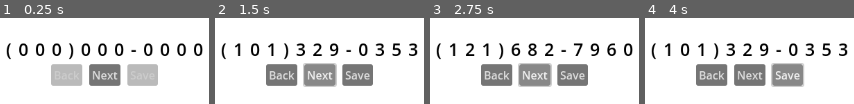
Above: before the commit, frames 1-4 (left to right).
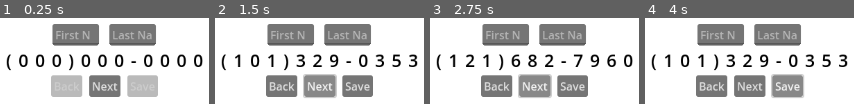
Above: after the commit, the same moments.

Repository: mjcampos/phone_number_entry
Game: Godot game, scene res://MainView/main_view.tscn
Same seed, same stepped clock (60 frames per second), same inputs: the game is played once before the commit and once after it.
Inputs:
- Up to frame 1 (0.25 s): no input
- Up to frame 2 (1.5 s): click "Next" at 0.5 s; click "Next" at 1.25 s
- Up to frame 3 (2.75 s): click "Next" at 2 s
- Up to frame 4 (4 s): click "Back" at 2.75 s; click "Save" at 3.5 s

The runs differ from the first frame. In frame 1, 32% of the frame differs, in the area x 2-98%, y 6-92%; in frame 2, 32%; in frame 3, 32%, in the area x 2-98%, y 6-94%; in frame 4, 32%.

Commit message:
Add first and last name inputs.
On the most basic level I have achieved what I aimed for. Now I want to
build from there by incorporating HTTP requests before the game jam
ends

Diff:
--- a/MainView/main_view.tscn
+++ b/MainView/main_view.tscn
@@ -26,10 +26,25 @@
 anchor_top = 0.5
 anchor_right = 1.0
 anchor_bottom = 0.5
-offset_top = -2.0
-offset_bottom = 2.0
+offset_top = -54.0
+offset_bottom = 54.0
 grow_horizontal = 2
 grow_vertical = 2
+
+[node name="HBoxContainer" type="HBoxContainer" parent="VBoxContainer"]
+layout_mode = 2
+theme_override_constants/separation = 15
+alignment = 1
+
+[node name="FirstNameInput" type="LineEdit" parent="VBoxContainer/HBoxContainer"]
+layout_mode = 2
+placeholder_text = "First Name"
+max_length = 40
+
+[node name="LastNameInput" type="LineEdit" parent="VBoxContainer/HBoxContainer"]
+layout_mode = 2
+placeholder_text = "Last Name"
+max_length = 40
 
 [node name="DigitsDisplayContainer" type="HBoxContainer" parent="VBoxContainer"]
 layout_mode = 2
